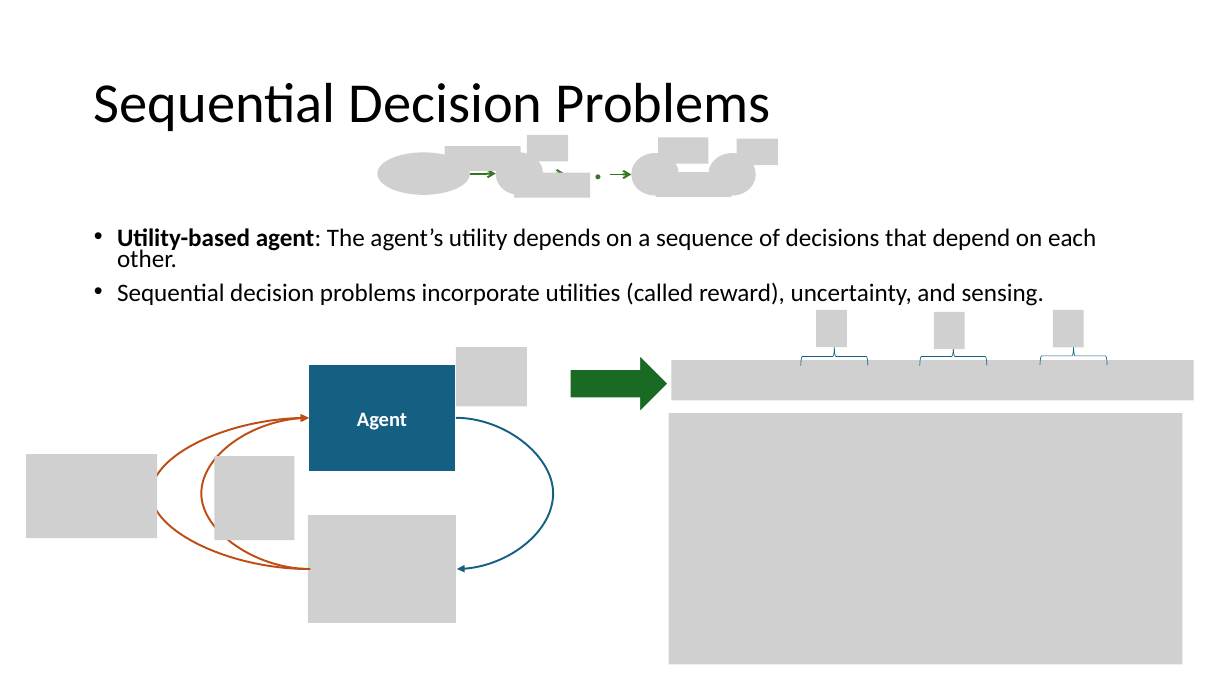
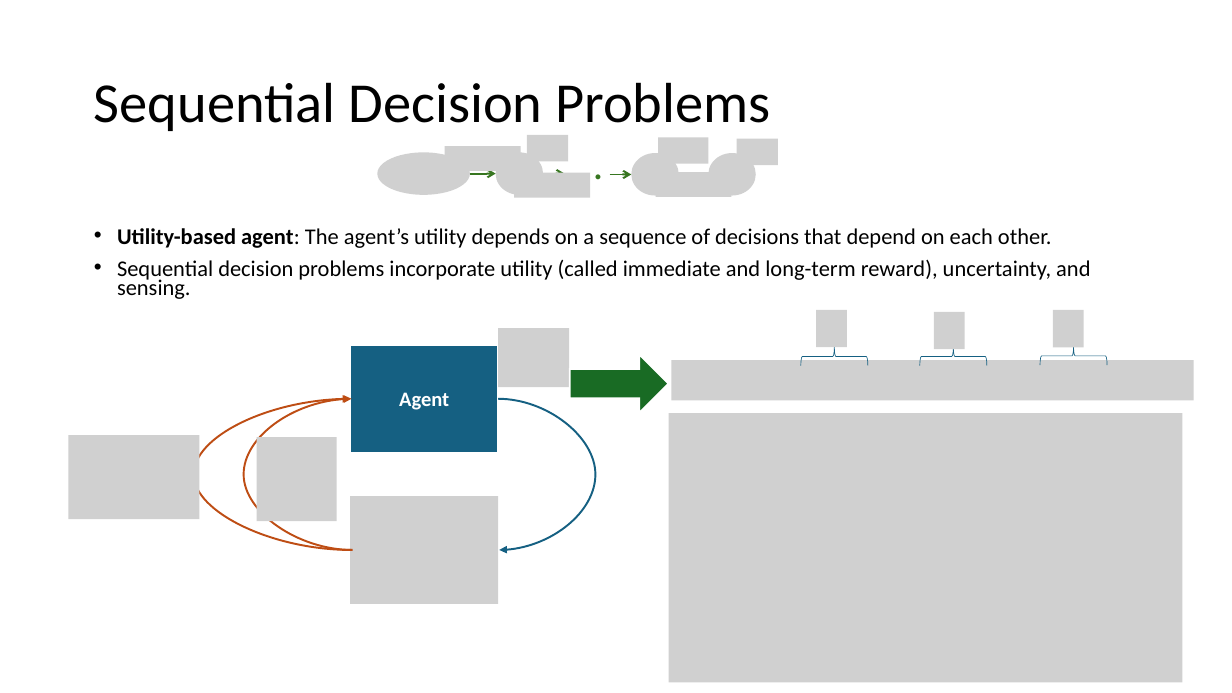
Before and after one commit to mhahsler/CS7320-AI, a slide deck: slide 4 of slides/22_Reinforcement_Learning.pptx. Drawn at 1232x693 pixels with LibreOffice and Linux fonts; fonts in the diff are those of the drawing; grey boxes stand for pictures. Boxes give left, top, right and bottom in pixels: in the first picture for what was removed or moved away, otherwise in the second. Text is boxed around its words. In the diff, an @@ line names an element or a change of style, - is before the commit and + after.

```diff
--- a/slides/22_Reinforcement_Learning.pptx
+++ b/slides/22_Reinforcement_Learning.pptx
@@ text at box(117, 228, 1052, 248): size 19.6 to 17.5 pt in "Utility-based agent: The agent’s utility depends on ..." @@
@@ text at box(117, 259, 1090, 299): text changed; size 19.6 to 17.5 pt @@
-• Sequential decision problems incorporate utilities (called reward), uncertainty, and sensing.
+• Sequential decision problems incorporate utility (called immediate and long-term reward), uncertainty, and sensing.
@@ 3 pictures, 3 curved arrows, 1 rectangle: place and size @@
-3 pictures, 3 curved arrows, 1 rectangle at box(26, 348, 555, 623)
+3 pictures, 3 curved arrows, 1 rectangle at box(68, 328, 596, 604)
@@ picture: place and size @@
-picture at box(669, 413, 1183, 665)
+picture at box(669, 413, 1183, 682)
@@ picture: place and size @@
-picture at box(214, 457, 295, 541)
+picture at box(257, 437, 337, 521)
```
Also in this commit, not shown: 14 other slides changed, 1 other file.
